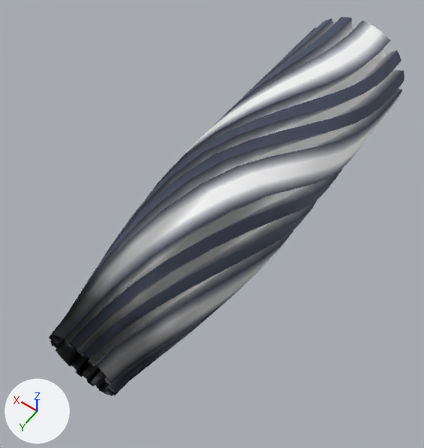
A saved change to the glTF model examples/20_mipmaps/assets/rainbow.glb.
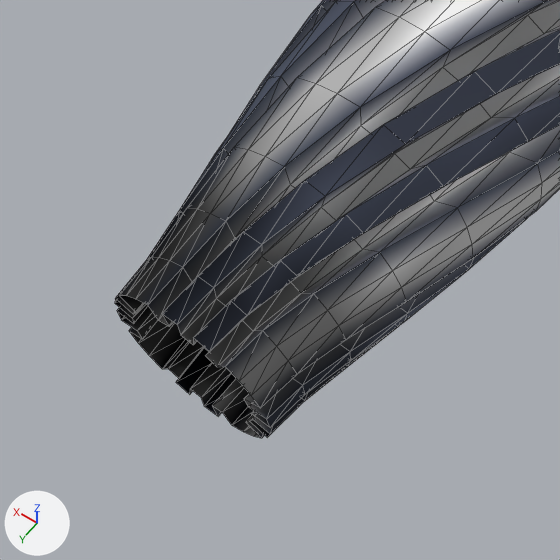
There are two pictures of each version: one whole from a camera (50 mm lens) standing at (-6.85, 17.91, 15.01) and looking at (0.29, 7.91, -0.7), one close up on the part from 0% to 57% of the width and 46% to 100% of the height. The axes (+X, +Y, +Z) are drawn at lower left. The lights are the same throughout. The close-ups show mesh edges as thin lines. Vertices at the same position are counted once.
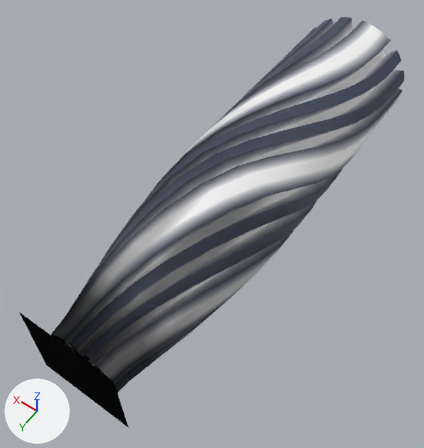
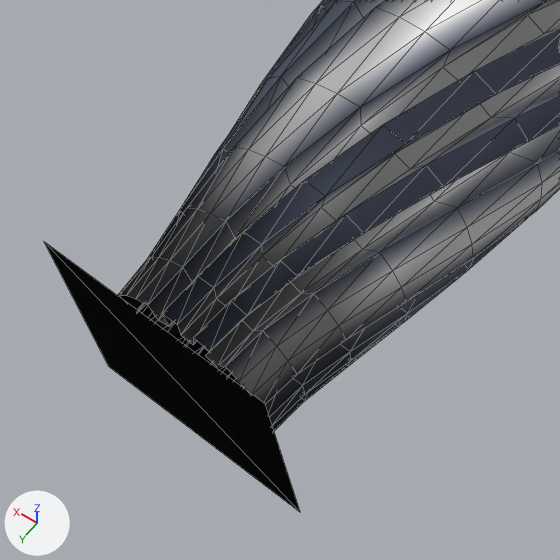
Changed parts and their boxes [x1, y1, x2, y2] in the close-ups (560 x 560 px):
'Cylinder.001', reshaped
    before: [115, 0, 560, 438]
    after: [44, 0, 560, 512]
part 1 of me_cylinder_002, added (black)
    after: [44, 242, 300, 512]

The change, as a list of edits to the scene's bpy script:
```text
Change me_cylinder_002:
    used by ob_cylinder_001; location = (0.0, 0.0, 0.0)
    verts and faces of me_cylinder_002; kept vertices keep their numbers, new ones are numbered from 952
    remove me_cylinder_002.from_pydata(...)  # 952 vertices, 1792 faces; spans x -2.2..2.2, y -1.4..14.4, z -2.2..2.2
    add me_cylinder_002.from_pydata(...)  # 956 vertices, 1794 faces; spans x -2.2..2.2, y -1.4..14.6, z -2.2..2.2
    me_cylinder_002 part 1
    add verts[952] = (-1.6, 14.6, -1.6)  # pixel (300, 512)
    add verts[953] = (1.6, 14.6, -1.6)  # pixel (108, 366)
    add verts[954] = (-1.6, 14.6, 1.6)  # pixel (265, 403)
    add verts[955] = (1.6, 14.6, 1.6)  # pixel (43, 241)
    add faces += [(952, 953, 955), (952, 955, 954)]
```
